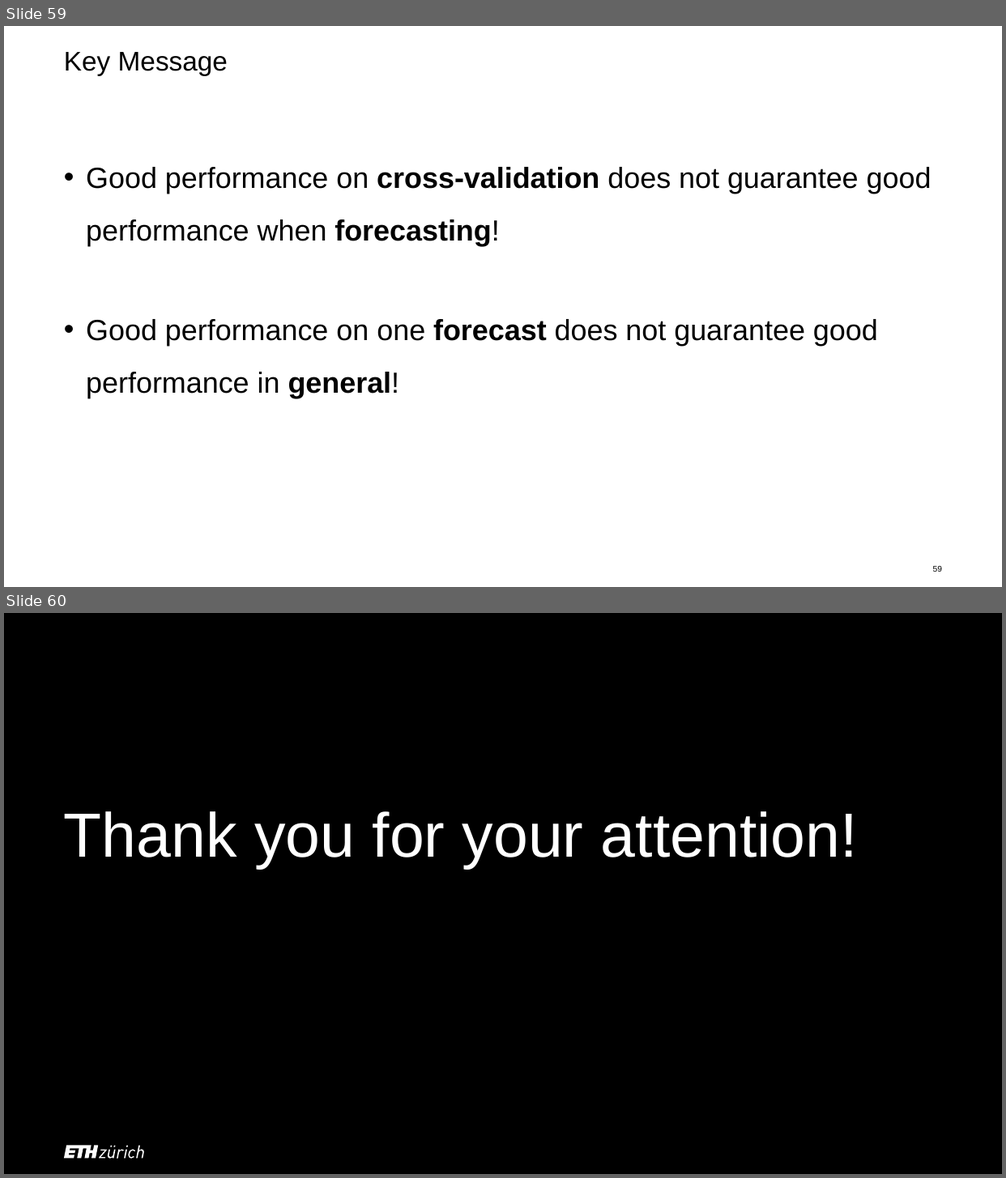
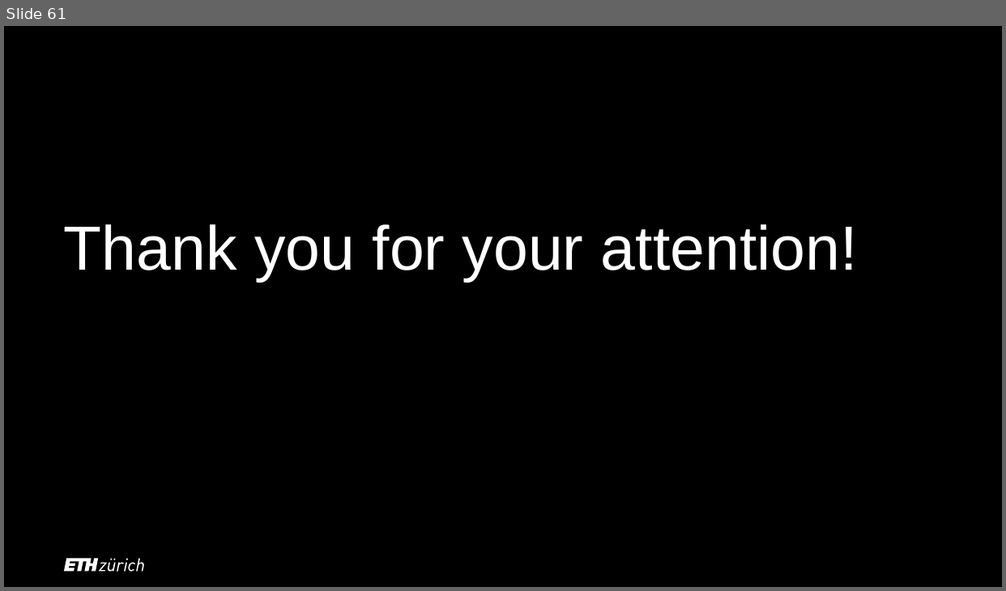
Before and after one commit to mddudko/methods-for-macro-forecasting-2025, a slide deck: submission/docs/Mixed-Frequency Models_Methods of Macroeconomic Forecasting.pptx. Shown one above the other, each under a label of ours: slides 59 and 60 before the commit, slide 61 after it. The pictures are 1006x1178 and 1006x591 pixels, drawn with LibreOffice and Linux fonts; fonts in the diff are those of the drawing; background and template pictures are left out. Boxes give left, top, right and bottom in pixels: in the first picture for what was removed or moved away, otherwise in the second. Text is boxed around its words. In the diff, an @@ line names an element or a change of style, - is before the commit and + after.

```diff
--- a/submission/docs/Mixed-Frequency Models_Methods of Macroeconomic Forecasting.pptx
+++ b/submission/docs/Mixed-Frequency Models_Methods of Macroeconomic Forecasting.pptx
@@ slide 59 removed at (4,26,1002,587), background #FFFFFF @@
@@ title removed at (64,52,228,75) @@
-Key Message
@@ text removed at (86,167,931,399) @@
-• Good performance on cross-validation does not guarantee good performance when forecasting!
-• Good performance on one forecast does not guarantee good performance in general!
@@ page number removed at (933,566,942,572) @@
-59
@@ what was slide 60 is now slide 61 @@
```
Also in this commit, not shown: 10 slides changed, 5 slides added, 3 other slides removed, 2 other files.
